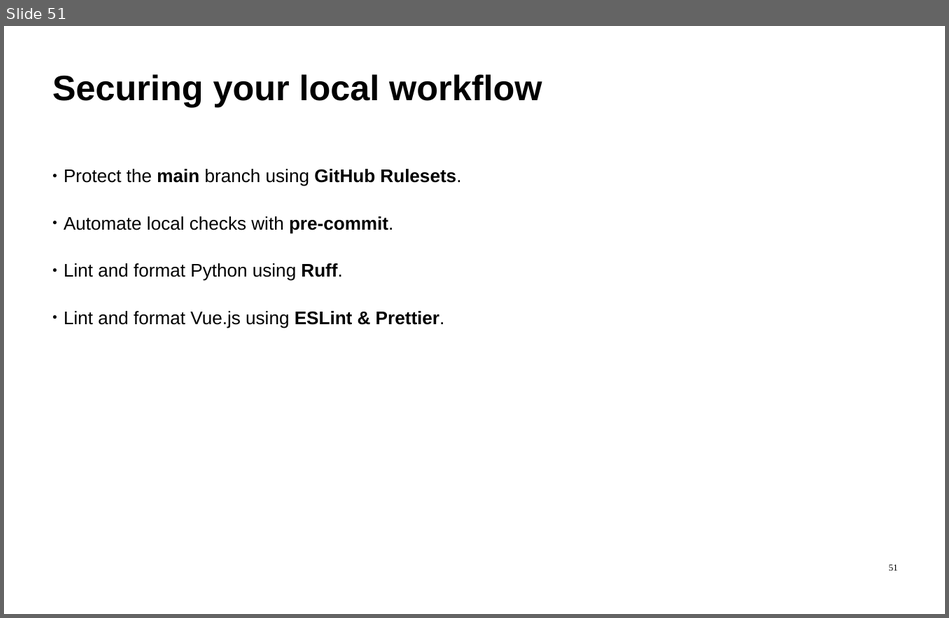
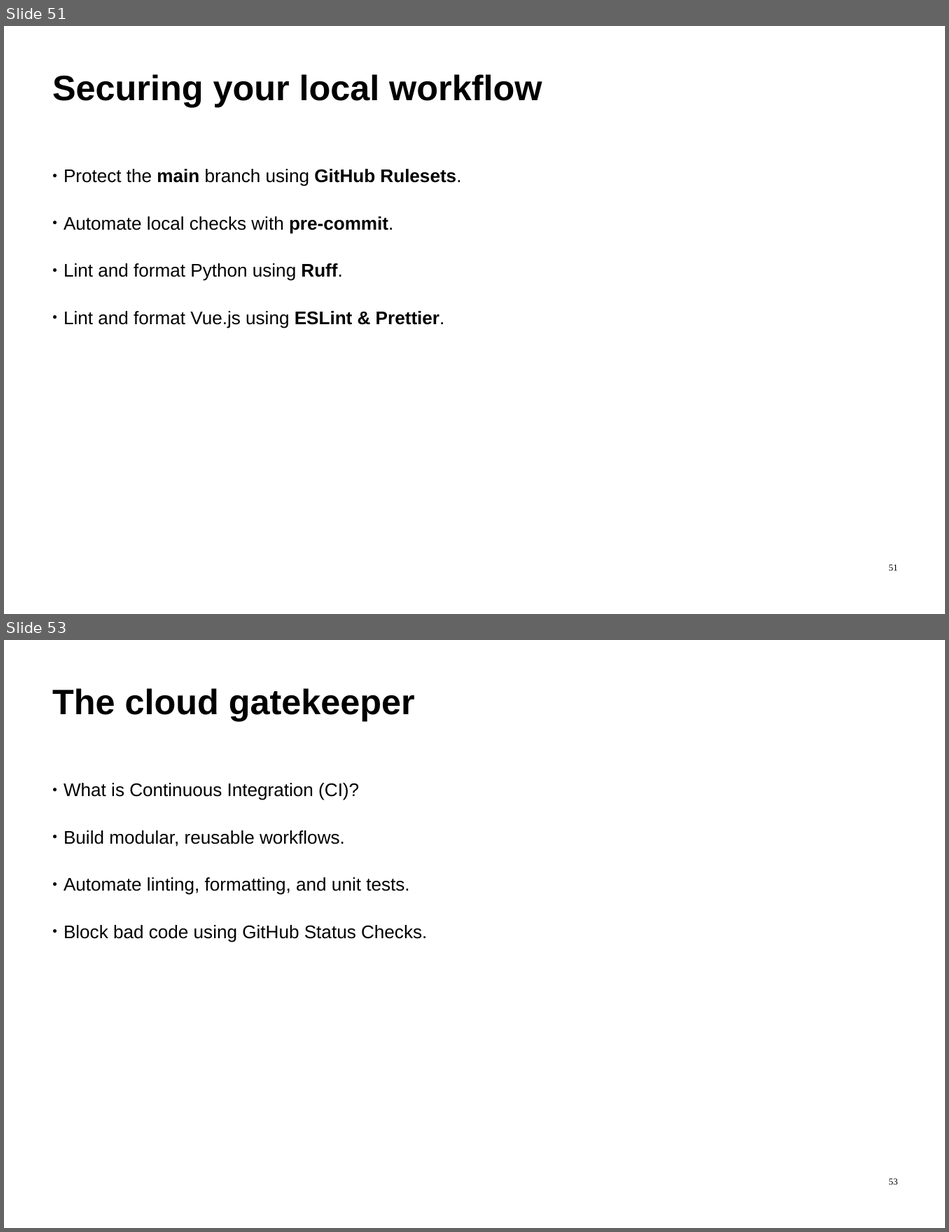
Before and after one commit to ImadSaddik/FullStackDeploymentHandbook, a slide deck: course-assets/slides/full_stack_deployment_guide.odp. Shown one above the other, each under a label of ours: slide 51 before the commit, slides 51 and 53 after it; the slides between them are not shown. The pictures are 949x618 and 949x1232 pixels, drawn with LibreOffice and Linux fonts; fonts in the diff are those of the drawing. Boxes give left, top, right and bottom in pixels: in the first picture for what was removed or moved away, otherwise in the second. Text is boxed around its words. In the diff, an @@ line names an element or a change of style, - is before the commit and + after.

Commit message:
slides: add pages for ch5.2

```diff
--- a/course-assets/slides/full_stack_deployment_guide.odp
+++ b/course-assets/slides/full_stack_deployment_guide.odp
@@ slide 53 added at <box>4,640,945,1228</box>, background #FFFFFF @@
@@ text added at <box>52,688,415,721</box>, 54 pt, text #000000, bold @@
+The cloud gatekeeper
@@ text added at <box>63,783,427,942</box>, 28 pt, text #000000 @@
+● What is Continuous Integration (CI)?
+● Build modular, reusable workflows.
+● Automate linting, formatting, and unit tests.
+● Block bad code using GitHub Status Checks.
@@ page number added at <box>889,1178,898,1185</box>, 14 pt, text #000000 @@
+53
```
Also in this commit, not shown: 2 other slides added.
